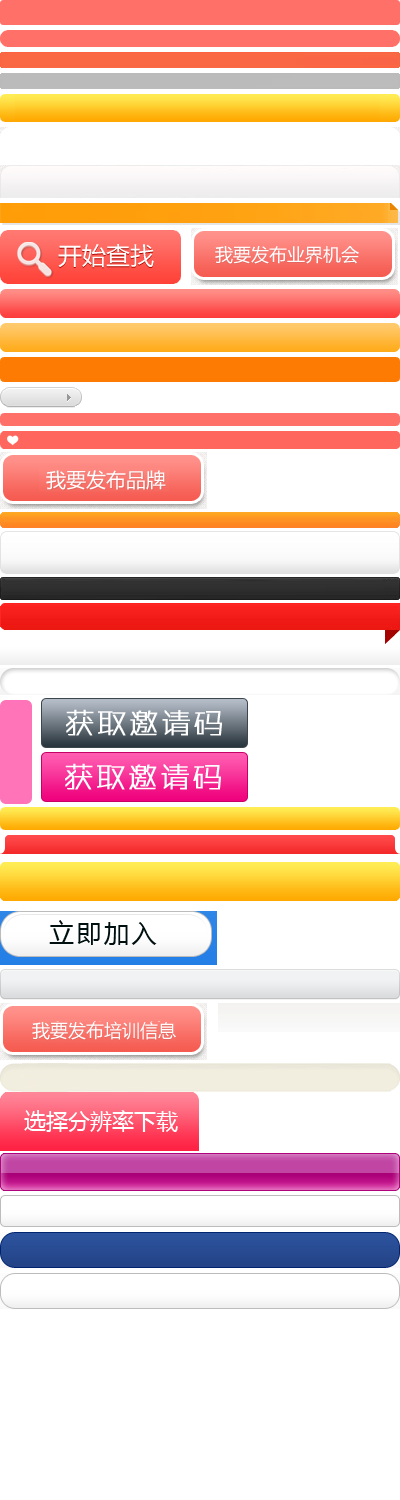
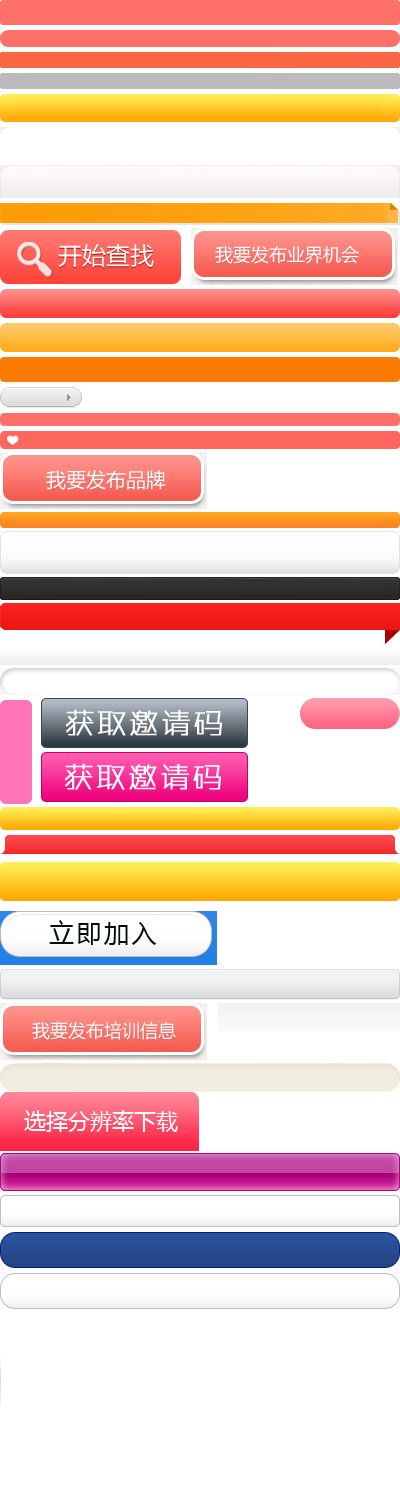
Layers edited between the first and the second 400 x 1500 image:
added layer "图层 58" above "图层 57" over [0,1355,1,1405]
added layer "图层 57" above "图层 56" over [300,698,400,729]
